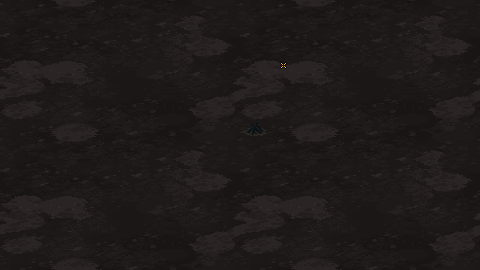
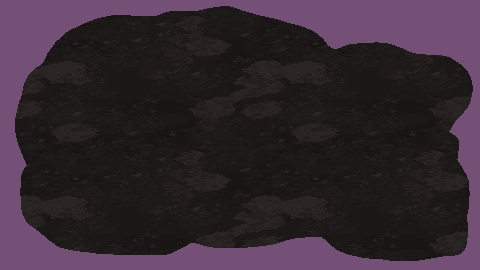
Layered file, before and after one edit (w=480, h=270). Changes by layer:
hid group "Hotspots" (1 layers) over [280, 62, 287, 69]
hid "Bonfire" (1st of 2, in "Hotspots") over [280, 62, 287, 69]
hid group "Guide" (1 layers) over [240, 122, 267, 136]
painted on "Terrain" over [0, 0, 480, 270]
added layer "Layer 1" over [0, 0, 480, 270]
